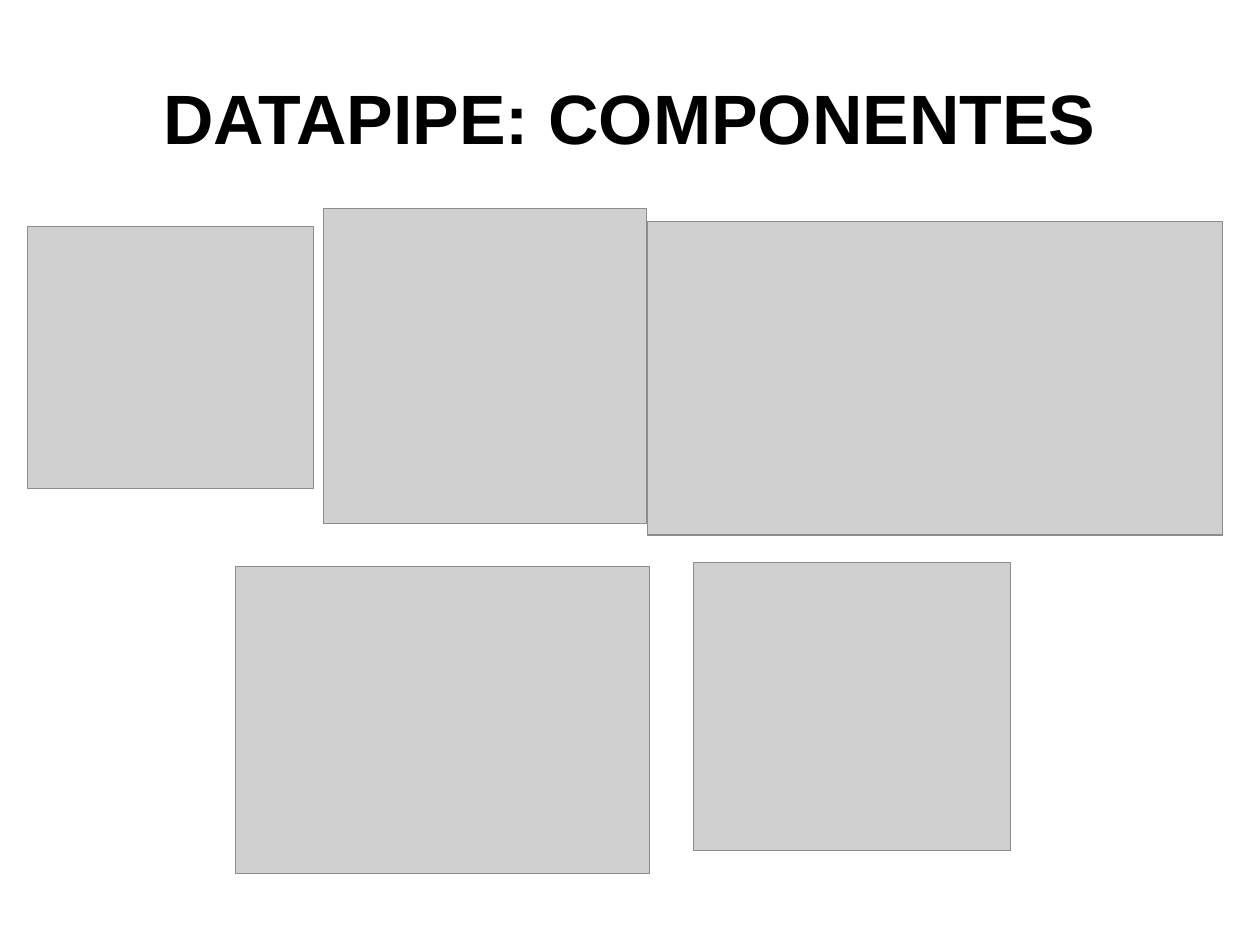
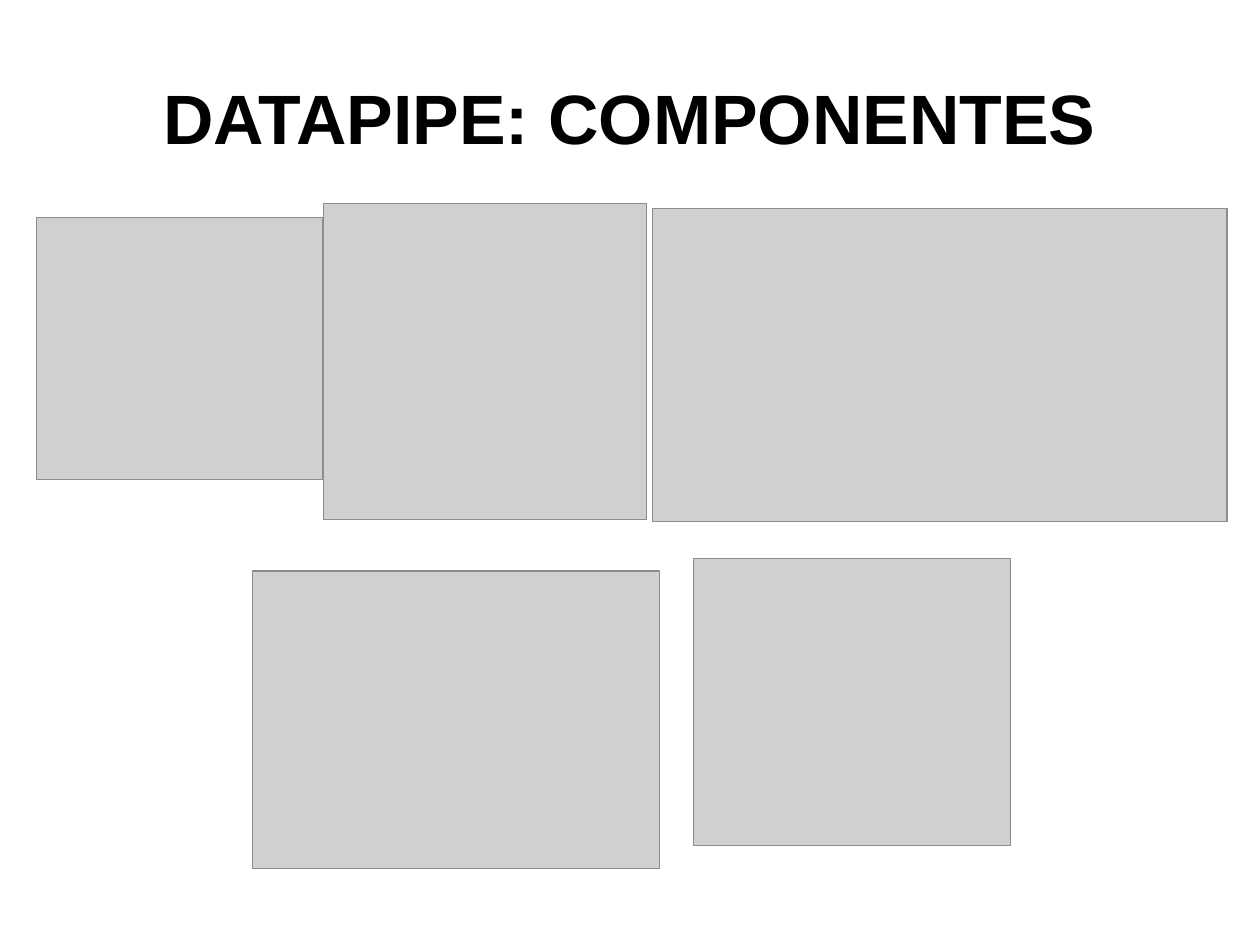
Before and after one commit to desarrollandoAmericaLatina/datapipe, a slide deck: slide 8 of Presentación/DataPipe.odp. Drawn at 1260x945 pixels with LibreOffice and Linux fonts; fonts in the diff are those of the drawing; grey boxes stand for pictures. Boxes give left, top, right and bottom in pixels: in the first picture for what was removed or moved away, otherwise in the second. Text is boxed around its words. In the diff, an @@ line names an element or a change of style, - is before the commit and + after.

```diff
--- a/Presentación/DataPipe.odp
+++ b/Presentación/DataPipe.odp
@@ picture: place and size @@
-picture at <box>27,226,313,489</box>
+picture at <box>324,204,646,519</box>
@@ picture: place and size @@
-picture at <box>236,567,651,874</box>
+picture at <box>653,208,1228,521</box>
@@ picture: place and size @@
-picture at <box>648,222,1223,535</box>
+picture at <box>37,217,322,480</box>
@@ picture: place and size @@
-picture at <box>694,563,1011,850</box>
+picture at <box>694,559,1011,846</box>
@@ picture: place and size @@
-picture at <box>324,208,646,524</box>
+picture at <box>253,571,660,868</box>
```
Also in this commit, not shown: 1 other slide changed, 1 other file.
